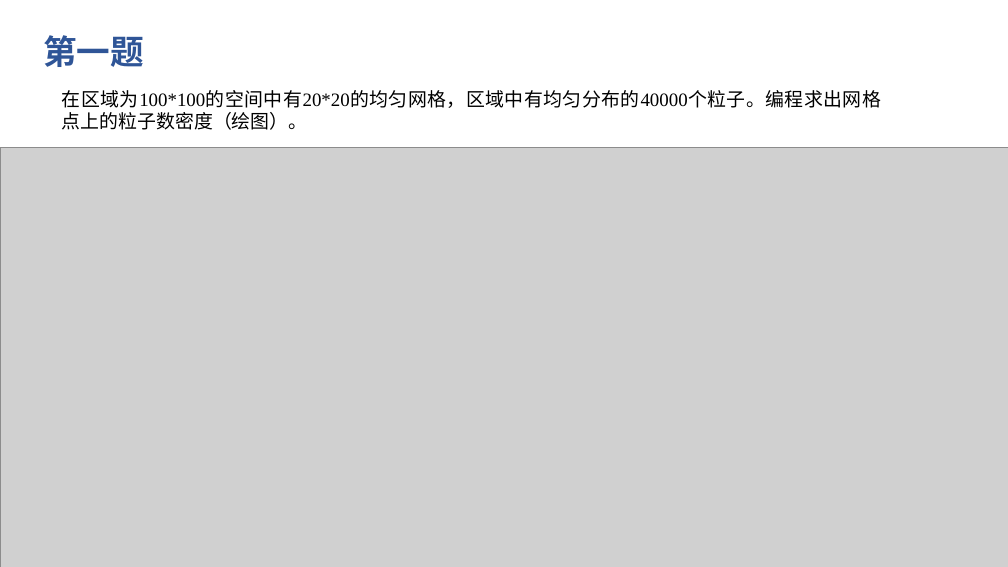
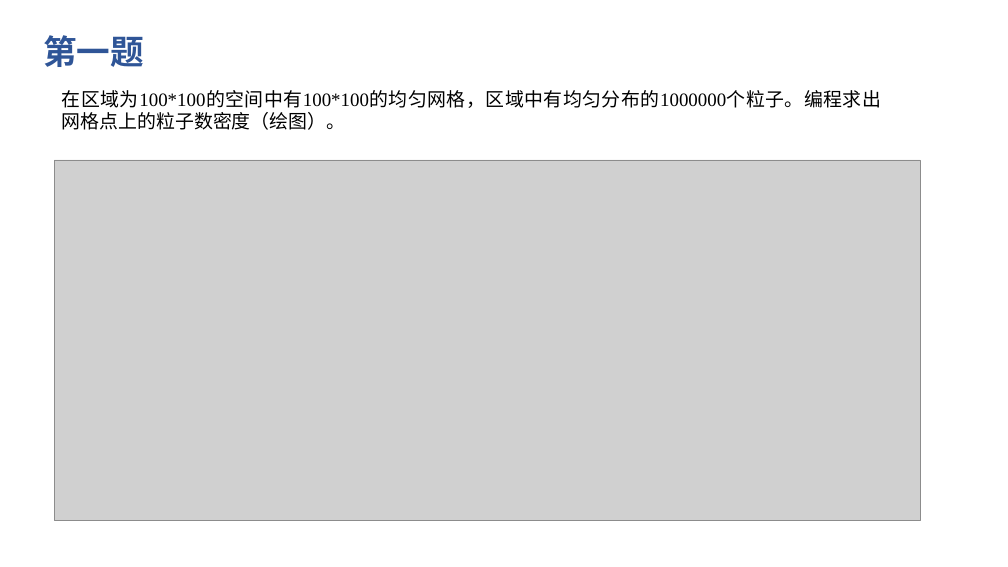
Before and after one commit to wzxswife/Particle-sim, a slide deck: slide 2 of doc/particle_in_cell1.pptx. Drawn at 1008x567 pixels with LibreOffice and Linux fonts; fonts in the diff are those of the drawing; grey boxes stand for pictures. Boxes give left, top, right and bottom in pixels: in the first picture for what was removed or moved away, otherwise in the second. Text is boxed around its words. In the diff, an @@ line names an element or a change of style, - is before the commit and + after.

```diff
--- a/doc/particle_in_cell1.pptx
+++ b/doc/particle_in_cell1.pptx
@@ text at (62,90,881,130): text changed @@
-在区域为100*100的空间中有20*20的均匀网格，区域中有均匀分布的40000个粒子。编程求出网格点上的粒子数密度（绘图）。
+在区域为100*100的空间中有100*100的均匀网格，区域中有均匀分布的1000000个粒子。编程求出网格点上的粒子数密度（绘图）。
@@ picture: place and size @@
-picture at (0,147,1008,567)
+picture at (54,160,920,521)
```
Also in this commit, not shown: 4 other slides changed, 3 other files.
